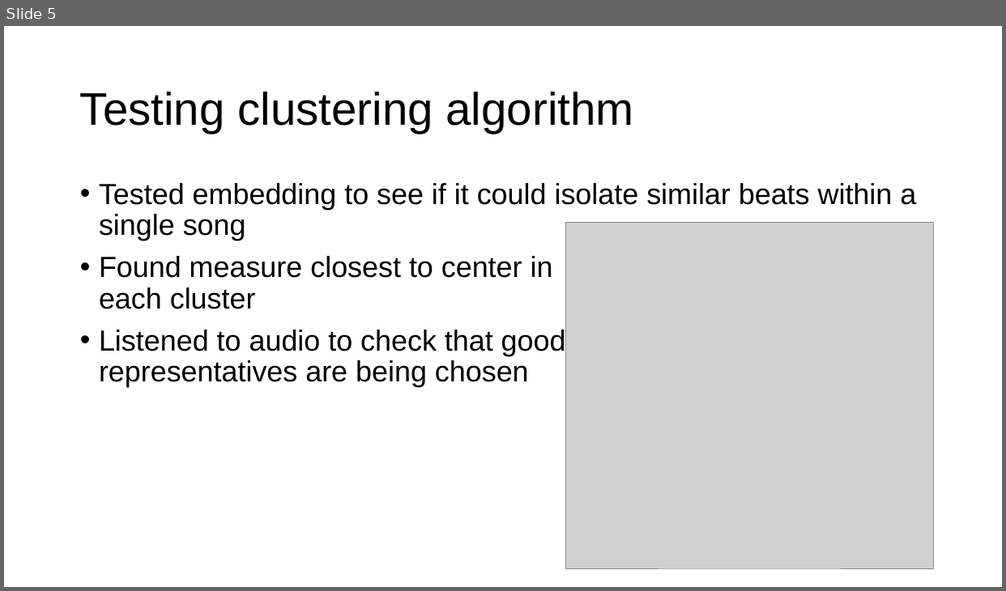
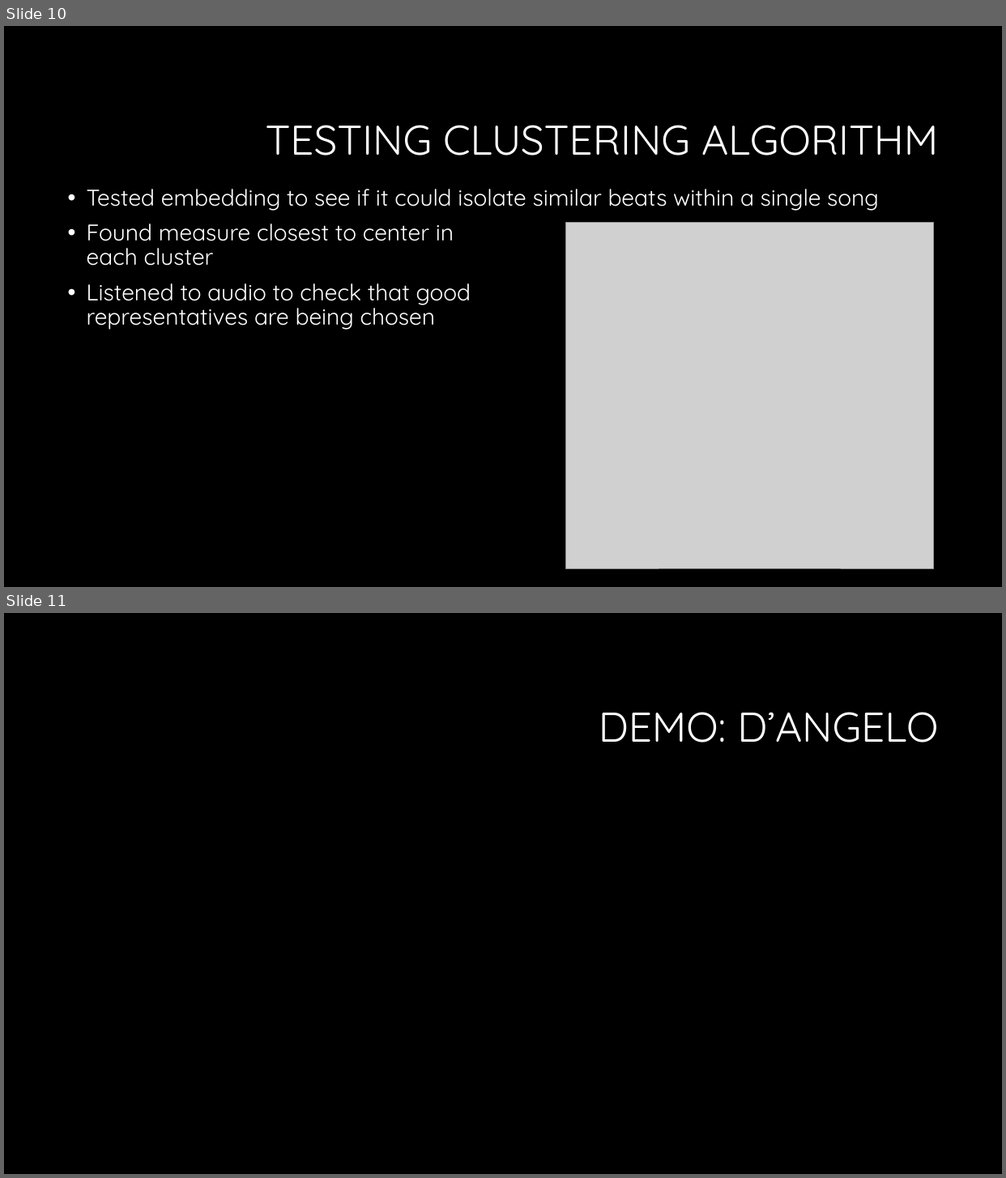
Before and after one commit to chenhi/groove_gang, a slide deck: presentation.pptx. Shown one above the other, each under a label of ours: slide 5 before the commit, slides 10 and 11 after it. The pictures are 1006x591 and 1006x1178 pixels, drawn with LibreOffice and Linux fonts; fonts in the diff are those of the drawing; grey boxes stand for pictures. Boxes give left, top, right and bottom in pixels: in the first picture for what was removed or moved away, otherwise in the second. Text is boxed around its words. In the diff, an @@ line names an element or a change of style, - is before the commit and + after.

```diff
--- a/presentation.pptx
+++ b/presentation.pptx
@@ slide 11 added at bbox=[4, 613, 1002, 1174], background #000000 @@
@@ title added at bbox=[599, 712, 938, 743], 40 pt, text #FFFFFF @@
+DEMO: D’ANGELO
@@ what was slide 5 is now slide 10 @@
@@ slide 10 changed as well @@
@@ background #FFFFFF to #000000 @@
@@ title at bbox=[266, 125, 938, 156]: text changed; size 44 to 40 pt; font Arial to Quicksand; text colour #000000 to #FFFFFF @@
-Testing clustering algorithm
+TESTING CLUSTERING ALGORITHM
@@ text "Tested embedding to see if ...": place and size @@
-text "Tested embedding to see if ..." at bbox=[99, 183, 916, 387]
+text "Tested embedding to see if ..." at bbox=[87, 189, 879, 330]
@@ text "Tested embedding to see if ..." at bbox=[87, 189, 879, 330]: size 28 to 22 pt, font Arial to Quicksand, text colour #000000 to #FFFFFF @@
```
Also in this commit, not shown: 5 other slides changed, 9 other slides added, 2 slides removed, 13 other files.
